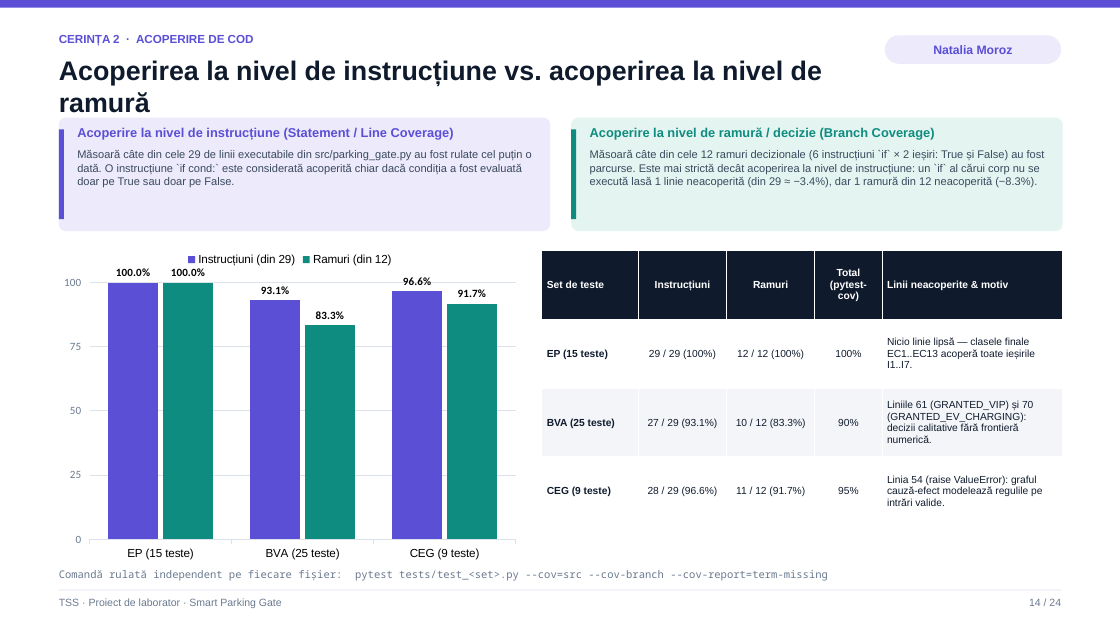
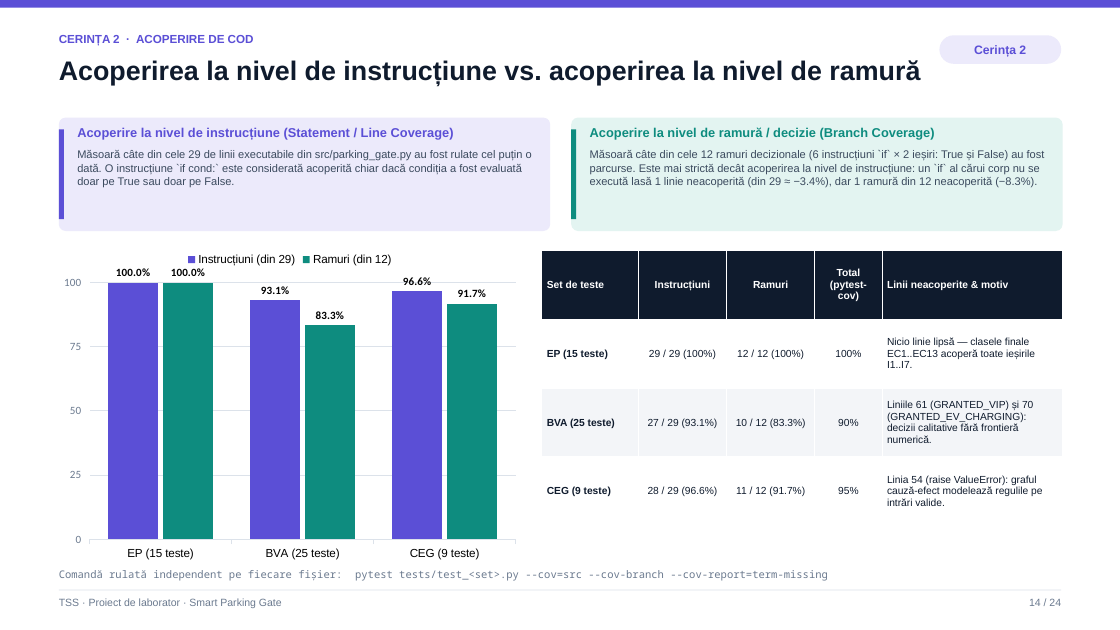
Before and after one commit to victormura/tss, a slide deck: slide 14 of proiect_laborator/docs/Prezentare_Laborator_TSS.pptx. Drawn at 1120x630 pixels with LibreOffice and Linux fonts; fonts in the diff are those of the drawing. Boxes give left, top, right and bottom in pixels: in the first picture for what was removed or moved away, otherwise in the second. Text is boxed around its words. In the diff, an @@ line names an element or a change of style, - is before the commit and + after.

```diff
--- a/proiect_laborator/docs/Prezentare_Laborator_TSS.pptx
+++ b/proiect_laborator/docs/Prezentare_Laborator_TSS.pptx
@@ text "Acoperirea la nivel de instrucțiune ..." rewrapped from (59,60,822,113) to (59,60,920,85) @@
@@ rounded rectangle "Cerința 2": place and size @@
-rounded rectangle "Cerința 2" at (885,35,1061,64)
+rounded rectangle "Cerința 2" at (939,35,1061,64)
@@ text in rounded rectangle at (974,45,1026,57): text changed @@
-Natalia Moroz
+Cerința 2
```
Also in this commit, not shown: 23 other slides changed, 5 other files.
